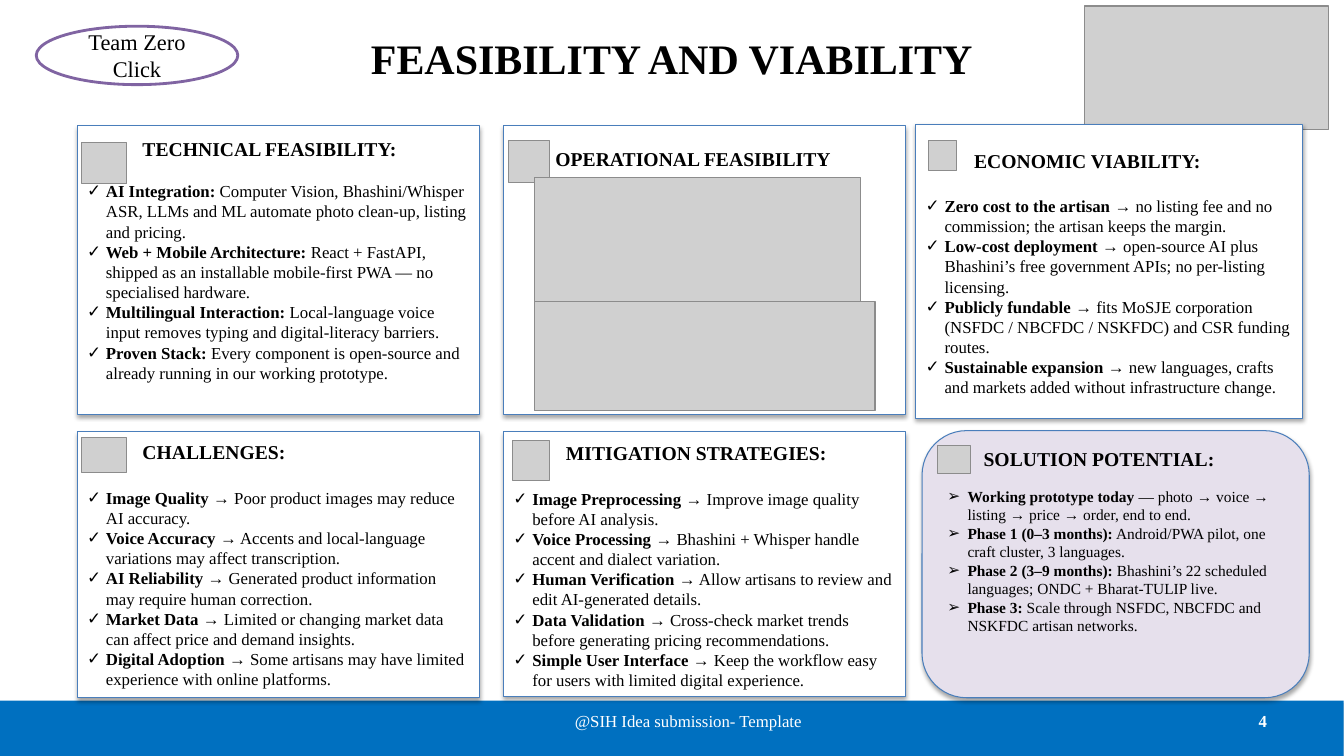
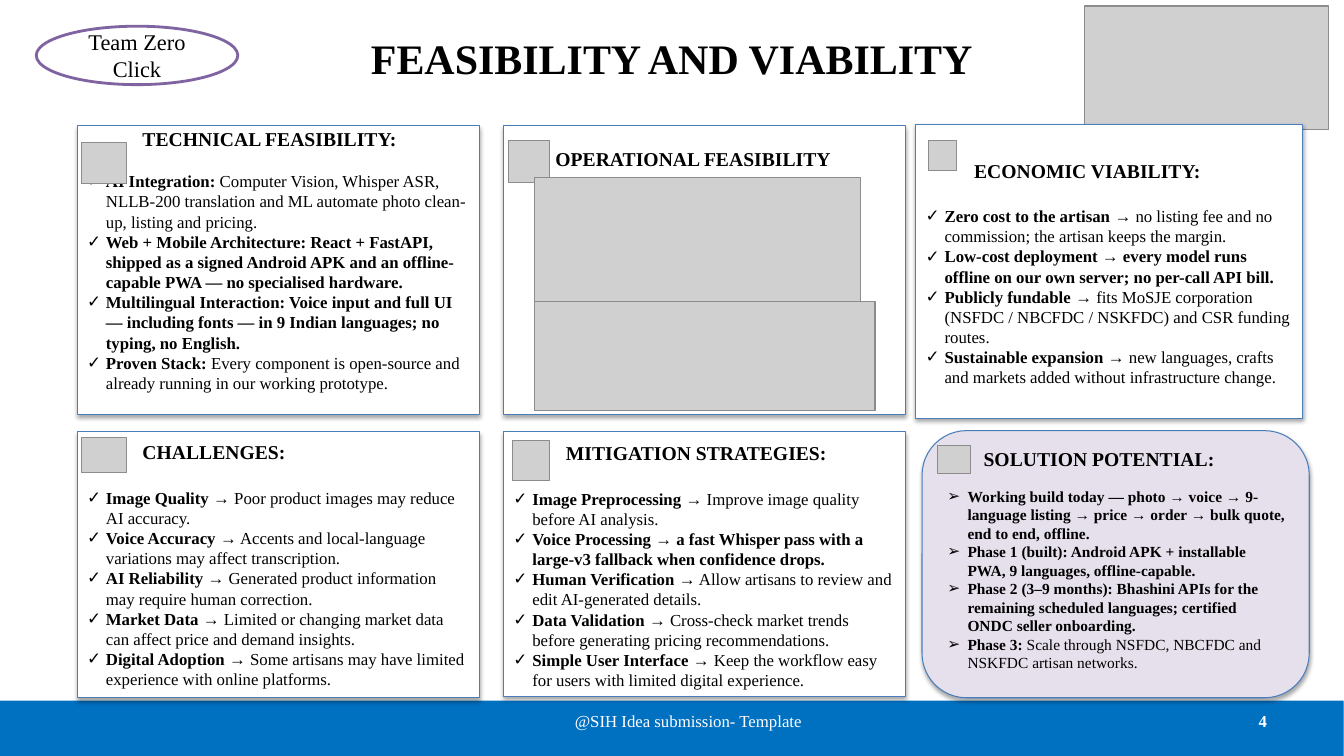
Before and after one commit to yogeshwardev/SIH-project, a slide deck: slide 4 of SIH2026_FINAL.pptx. Drawn at 1344x756 pixels with LibreOffice and Linux fonts; fonts in the diff are those of the drawing; grey boxes stand for pictures. Boxes give left, top, right and bottom in pixels: in the first picture for what was removed or moved away, otherwise in the second. Text is boxed around its words. In the diff, an @@ line names an element or a change of style, - is before the commit and + after.

```diff
--- a/SIH2026_FINAL.pptx
+++ b/SIH2026_FINAL.pptx
@@ text in rectangle at <box>106,175,466,353</box>: text changed; bold on @@
-✓ AI Integration: Computer Vision, Bhashini/Whisper ASR, LLMs and ML automate photo clean-up, listing and pricing.
-✓ Web + Mobile Architecture: React + FastAPI, shipped as an installable mobile-first PWA — no specialised hardware.
-✓ Multilingual Interaction: Local-language voice input removes typing and digital-literacy barriers.
+✓ AI Integration: Computer Vision, Whisper ASR, NLLB-200 translation and ML automate photo clean-up, listing and pricing.
+✓ Web + Mobile Architecture: React + FastAPI, shipped as a signed Android APK and an offline-capable PWA — no specialised hardware.
+✓ Multilingual Interaction: Voice input and full UI — including fonts — in 9 Indian languages; no typing, no English.
@@ text in rectangle at <box>945,250,1273,287</box>: text changed; bold on @@
-✓ Low-cost deployment → open-source AI plus Bhashini’s free government APIs; no per-listing licensing.
+✓ Low-cost deployment → every model runs offline on our own server; no per-call API bill.
@@ text at <box>968,491,1285,635</box>: text changed; bold on @@
-➢ Working prototype today — photo → voice → listing → price → order, end to end.
-➢ Phase 1 (0–3 months): Android/PWA pilot, one craft cluster, 3 languages.
-➢ Phase 2 (3–9 months): Bhashini’s 22 scheduled languages; ONDC + Bharat-TULIP live.
+➢ Working build today — photo → voice → 9-language listing → price → order → bulk quote, end to end, offline.
+➢ Phase 1 (built): Android APK + installable PWA, 9 languages, offline-capable.
+➢ Phase 2 (3–9 months): Bhashini APIs for the remaining scheduled languages; certified ONDC seller onboarding.
@@ text in rectangle at <box>532,533,863,569</box>: text changed; bold on @@
-✓ Voice Processing → Bhashini + Whisper handle accent and dialect variation.
+✓ Voice Processing → a fast Whisper pass with a large-v3 fallback when confidence drops.
```
Also in this commit, not shown: 4 other slides changed, 8 other files.
